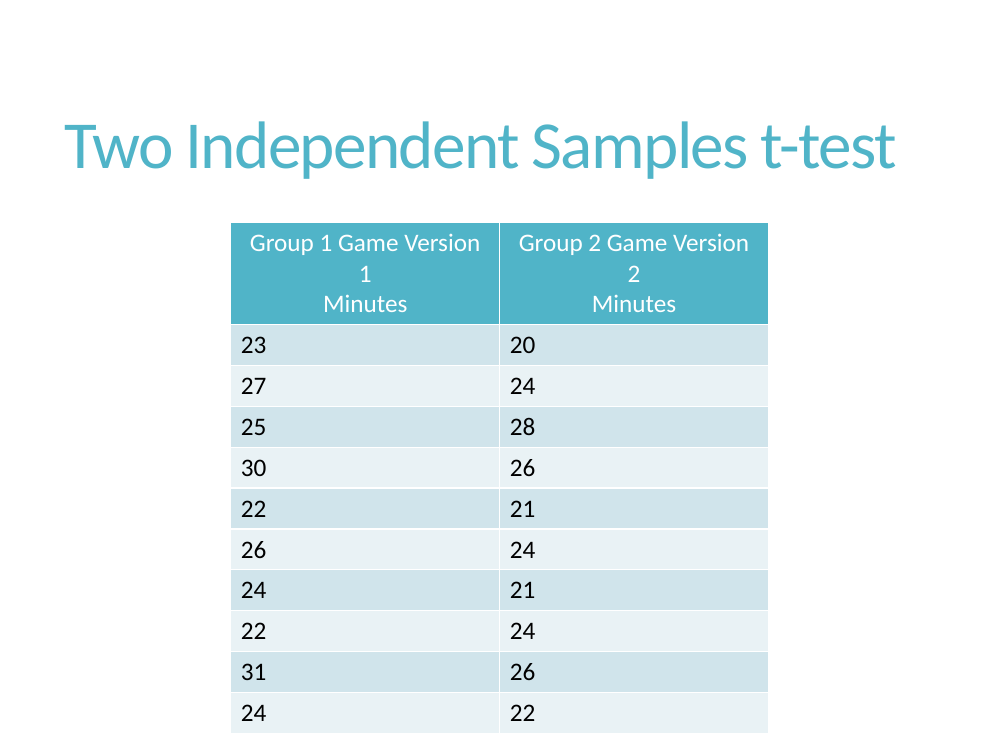
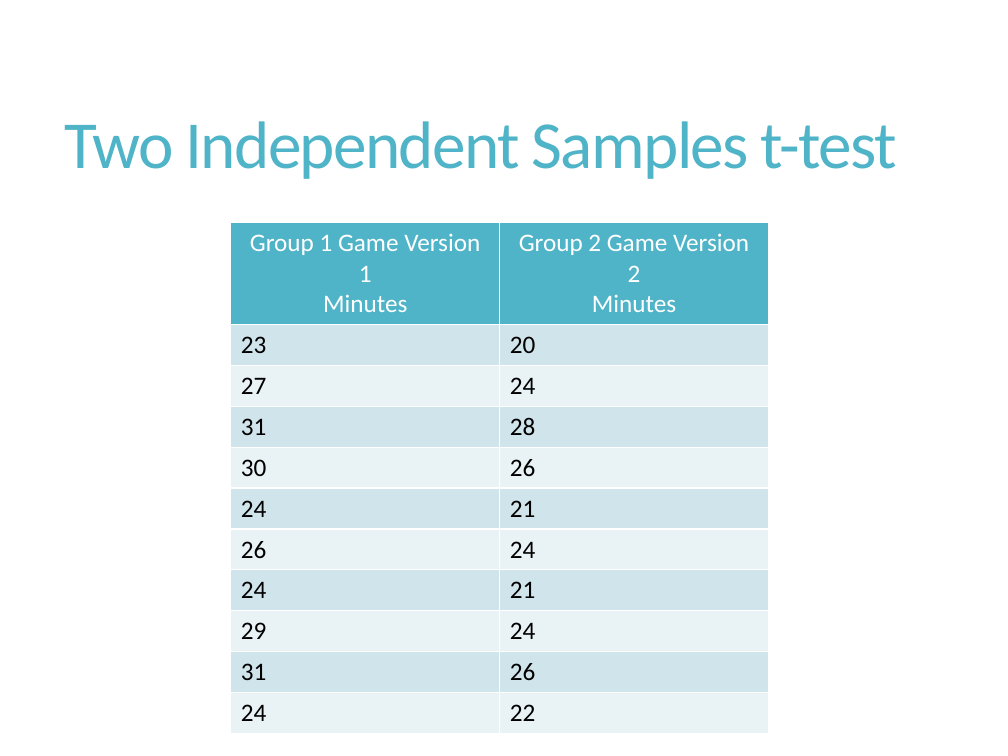
Before and after one commit to Chelsea-Myers/User_Experience_Research_Analytics, a slide deck: slide 8 of UXP_Presentations/UX_Hypothesis_Testing.pptx. Drawn at 1008x756 pixels with LibreOffice and Linux fonts; fonts in the diff are those of the drawing. Boxes give left, top, right and bottom in pixels: in the first picture for what was removed or moved away, otherwise in the second. Text is boxed around its words. In the diff, an @@ line names an element or a change of style, - is before the commit and + after.

```diff
--- a/UXP_Presentations/UX_Hypothesis_Testing.pptx
+++ b/UXP_Presentations/UX_Hypothesis_Testing.pptx
@@ table at (x1=231, y1=222, x2=769, y2=725) @@
-row 4, column 1: 25
+row 4, column 1: 31
-row 6, column 1: 22
+row 6, column 1: 24
-row 9, column 1: 22
+row 9, column 1: 29
```
Also in this commit, not shown: 6 other slides changed, 5 slides added.
